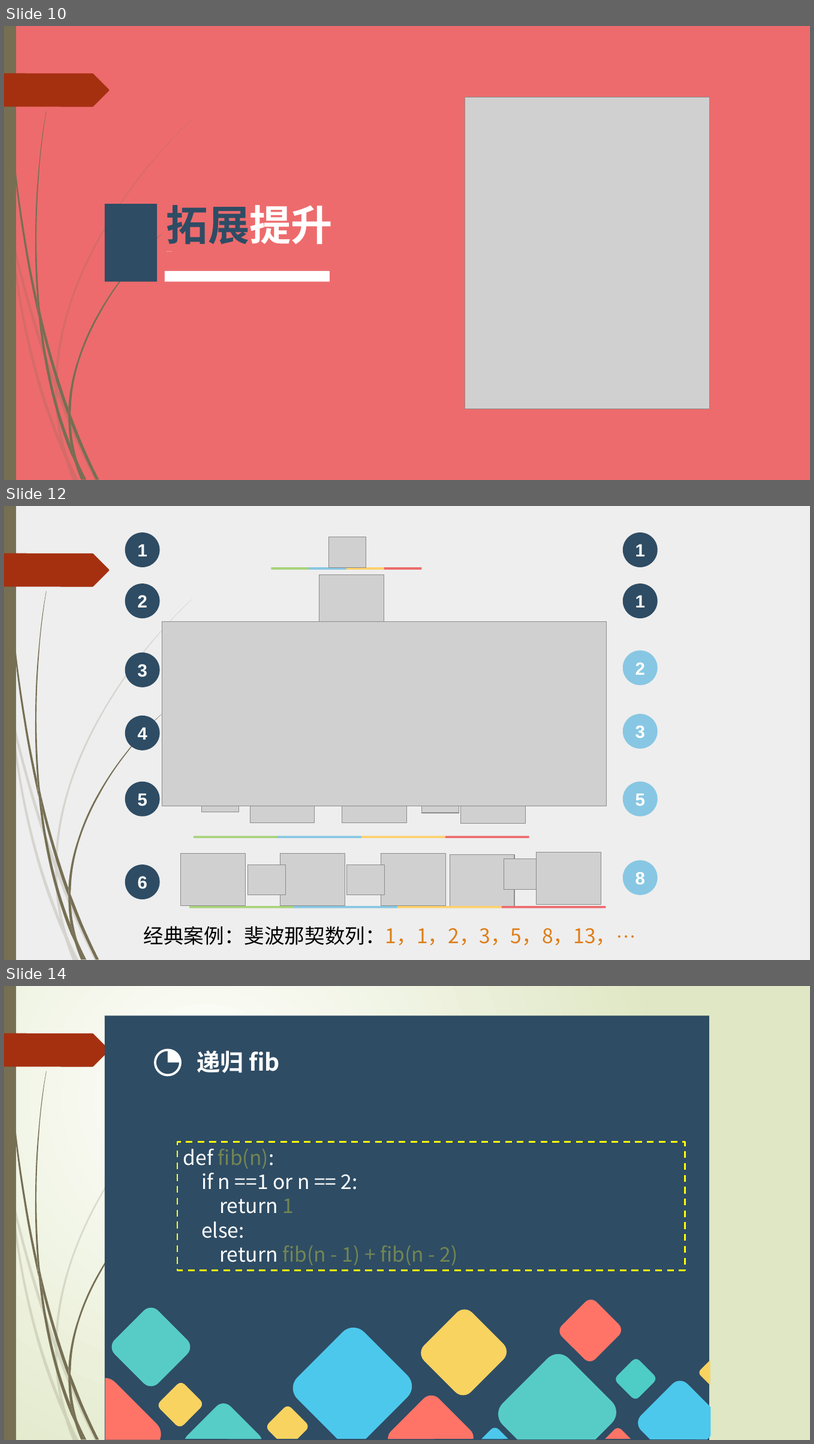
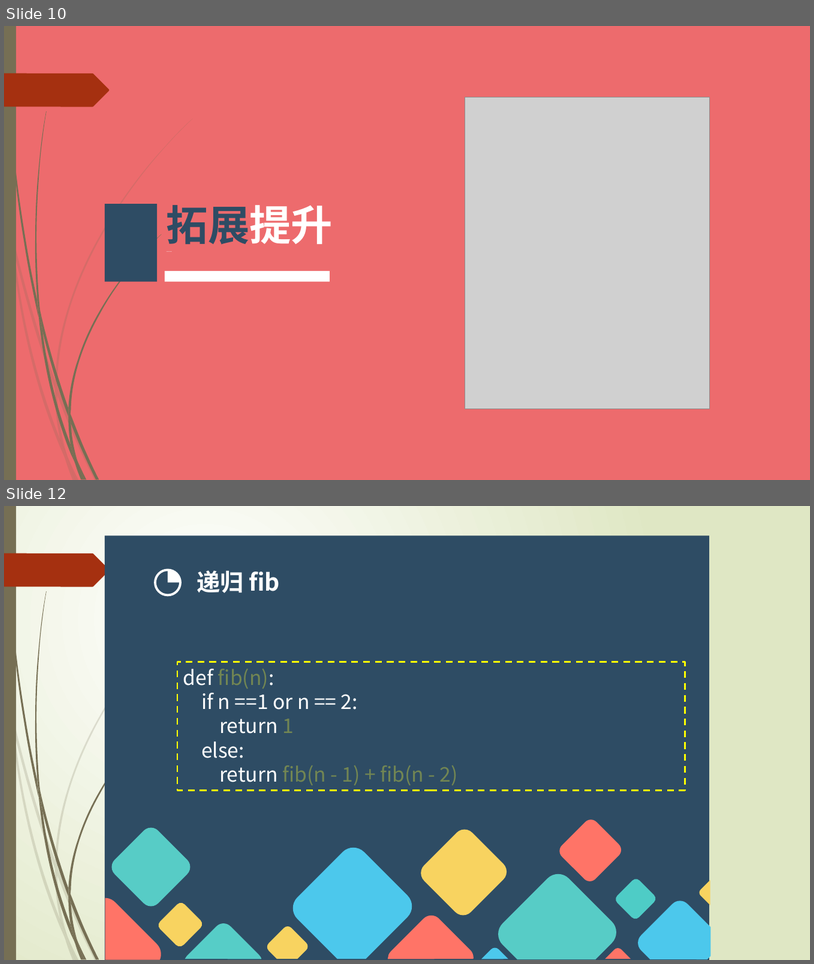
Before and after one commit to hongm32/2020design, a slide deck: 【第10课】递归算法/【第10课】递归算法.pptx. Shown one above the other, each under a label of ours: slides 10, 12 and 14 before the commit, slides 10 and 12 after it; the slides between them are not shown. The pictures are 814x1444 and 814x964 pixels, drawn with LibreOffice and Linux fonts; fonts in the diff are those of the drawing; grey boxes stand for pictures. Boxes give left, top, right and bottom in pixels: in the first picture for what was removed or moved away, otherwise in the second. Text is boxed around its words. In the diff, an @@ line names an element or a change of style, - is before the commit and + after.

```diff
--- a/【第10课】递归算法/【第10课】递归算法.pptx
+++ b/【第10课】递归算法/【第10课】递归算法.pptx
@@ slide 12 removed at <box>4,506,810,960</box>, background #EEEEEE; not listed: 24 template elements that a slide beside it also shows @@
@@ ellipse removed at <box>125,532,159,567</box> @@
-1
@@ picture removed at <box>329,537,366,567</box> @@
@@ ellipse removed at <box>623,532,658,567</box> @@
-1
@@ picture removed at <box>320,575,384,627</box> @@
@@ group removed at <box>272,567,422,570</box>: 4 rectangles @@
@@ ellipse removed at <box>125,583,159,618</box> @@
-2
@@ ellipse removed at <box>623,583,658,618</box> @@
-1
@@ picture removed at <box>162,622,607,805</box> @@
@@ ellipse removed at <box>125,652,159,687</box> @@
-3
@@ ellipse removed at <box>623,651,658,685</box> @@
-2
@@ ellipse removed at <box>125,715,159,750</box> @@
-4
@@ ellipse removed at <box>623,714,658,748</box> @@
-3
@@ picture removed at <box>250,771,315,822</box> @@
@@ picture removed at <box>342,771,407,822</box> @@
@@ picture removed at <box>461,771,526,823</box> @@
@@ ellipse removed at <box>125,781,159,816</box> @@
-5
@@ picture removed at <box>202,781,239,811</box> @@
@@ picture removed at <box>422,783,459,813</box> @@
@@ ellipse removed at <box>623,781,658,816</box> @@
-5
@@ group removed at <box>194,835,530,838</box>: 4 rectangles @@
@@ ellipse removed at <box>125,864,159,898</box> @@
-6
@@ picture removed at <box>180,853,245,905</box> @@
@@ picture removed at <box>248,864,286,894</box> @@
@@ picture removed at <box>281,853,345,905</box> @@
@@ picture removed at <box>347,864,384,894</box> @@
@@ picture removed at <box>381,853,446,905</box> @@
@@ picture removed at <box>450,855,515,906</box> @@
@@ picture removed at <box>504,859,542,889</box> @@
@@ picture removed at <box>537,852,602,904</box> @@
@@ ellipse removed at <box>623,860,658,894</box> @@
-8
@@ group removed at <box>189,906,606,908</box>: 4 rectangles @@
@@ text removed at <box>144,925,636,945</box> @@
-经典案例：斐波那契数列：1，1，2，3，5，8，13，···
@@ what was slide 14 is now slide 12 @@
```
Also in this commit, not shown: 8 slides changed, 2 other slides removed, 7 other files.
